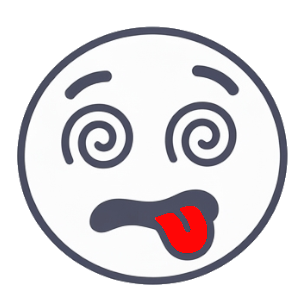
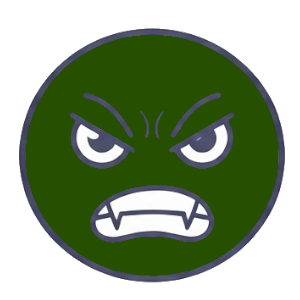
Comparing the layer stacks of the two w=300, h=300 images. Changes:
added layer "Копия Gemini_Generated_Image_m2srelm2srelm2sr.jpg" above "Копия Gemini_Generated_Image_a4x3l2a4x3l2a4x3.jpg" over [19, 28, 286, 283]
hid "drunk2" over [17, 26, 288, 285]
